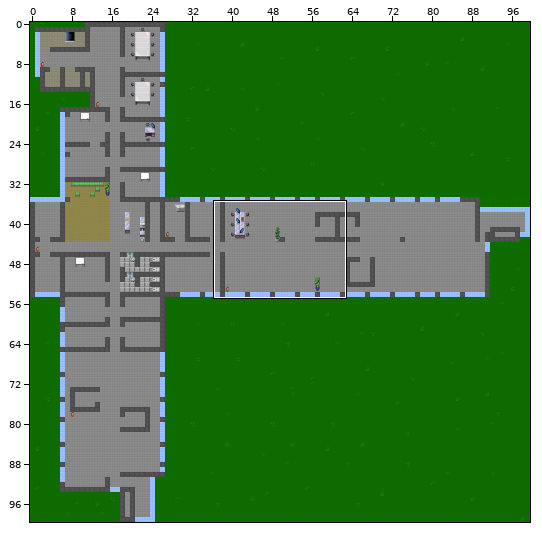
Tiled map, stored at untitled.tmx. Above, an overview of the earlier version with the close-up marked.
Close-up. The starting point:
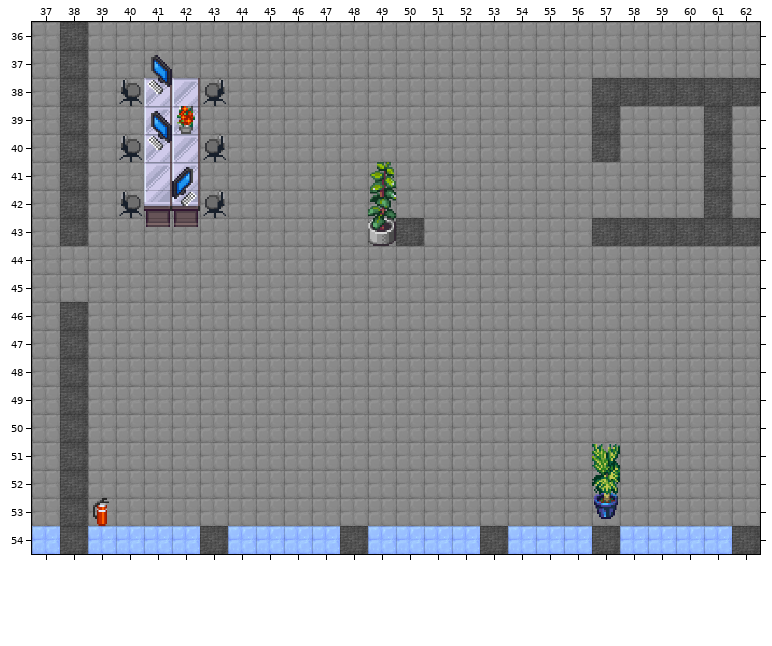
Cells are 32x32 px. Shown: x 37..62, y 36..54. The commit also changed other parts of the map, which this record leaves out.
The same view after the edit:
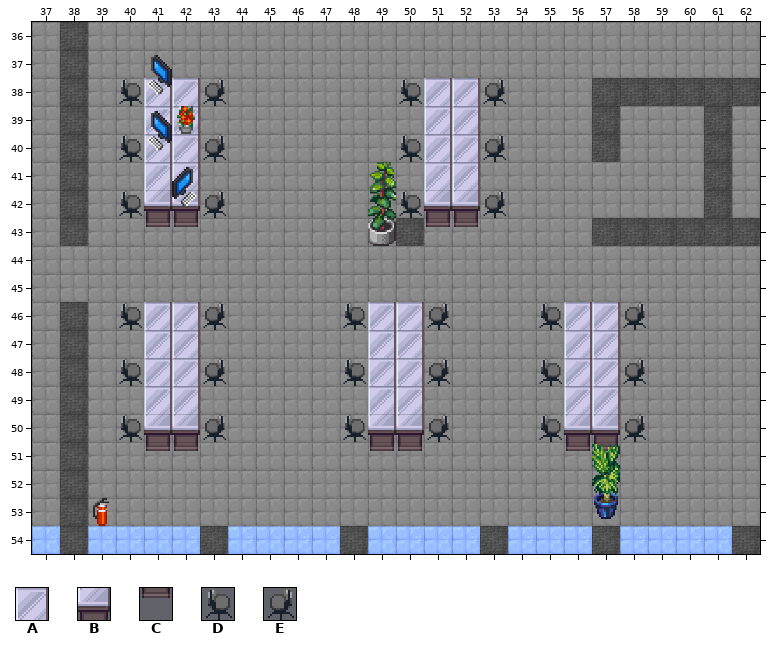
Key: from "OfficeTiles": A 52, B 68, C 84, D 114, E 115.
_ is an empty cell.
What changed:
Changed rows in their new state; . is an unchanged cell.
Layer "moebel":
first column x 40:
38 ..........DAAE.....
39 ...........AA......
40 ..........DAAE.....
41 ...........AA......
42 ..........DBBE.....
43 ...........CC......
46 DAAE....DAAE...DAAE
47 .AA......AA.....AA.
48 DAAE....DAAE...DAAE
49 .AA......AA.....AA.
50 DBBE....DBBE...DBBE
51 .CC......CC.....CC.
Where, in picture pixels (left, top, right, bottom), the same in both close-ups:
added: (399, 78, 506, 227)
added: (119, 302, 226, 451)
added: (343, 302, 450, 451)
added: (539, 302, 646, 451)
